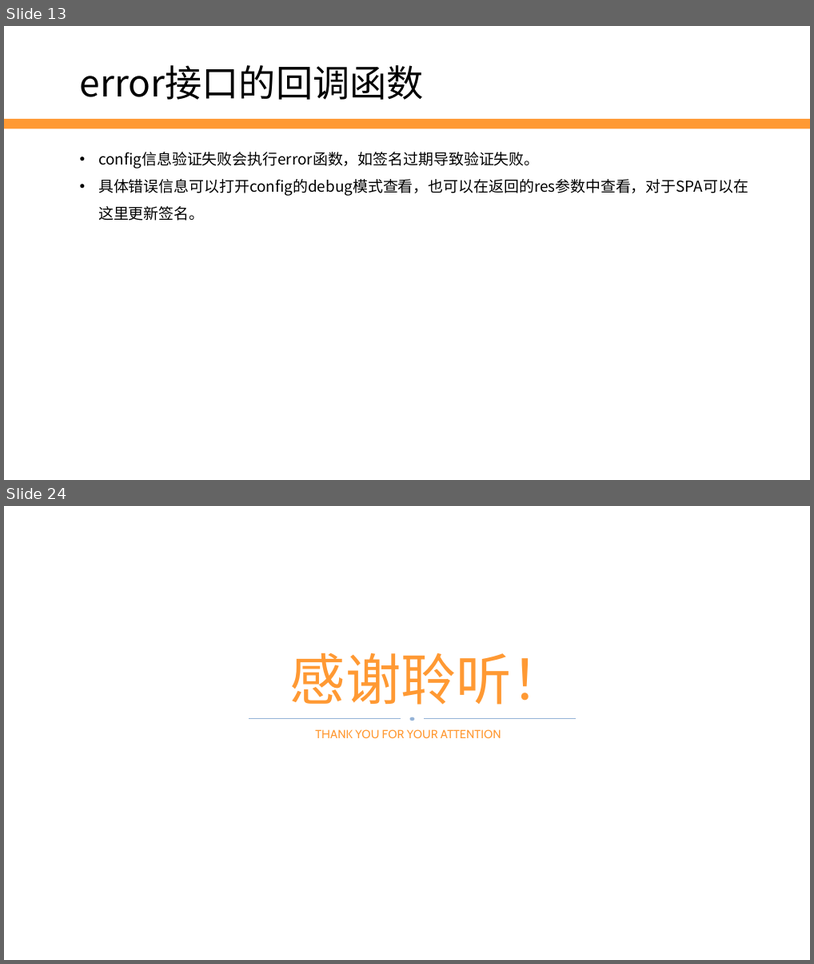
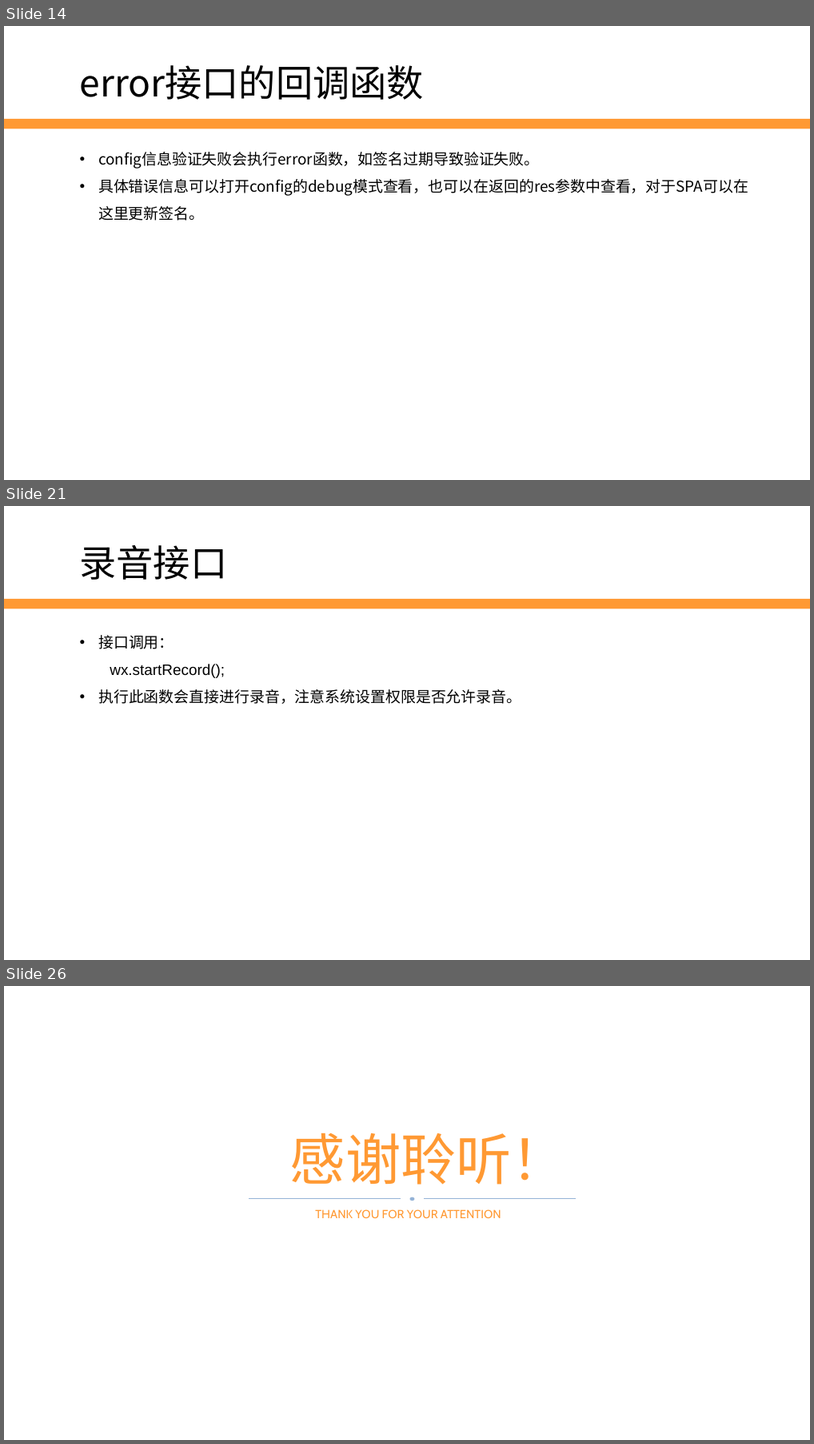
Before and after one commit to edu2act/2017-2018_1st_Wechat_Web_Programming, a slide deck: 课程ppt/第10讲 JS-SDK.pptx. Shown one above the other, each under a label of ours: slides 13 and 24 before the commit, slides 14, 21 and 26 after it; the slides between them are not shown. The pictures are 814x964 and 814x1444 pixels, drawn with LibreOffice and Linux fonts; fonts in the diff are those of the drawing; background and template pictures are left out. Boxes give left, top, right and bottom in pixels: in the first picture for what was removed or moved away, otherwise in the second. Text is boxed around its words. In the diff, an @@ line names an element or a change of style, - is before the commit and + after.

```diff
--- a/课程ppt/第10讲 JS-SDK.pptx
+++ b/课程ppt/第10讲 JS-SDK.pptx
@@ slide 21 added at (4,506,810,960), background #FFFFFF; not listed: 1 template element that a slide beside it also shows @@
@@ text added at (80,545,228,580), 44 pt, text #000000 @@
+录音接口
@@ text added at (98,635,522,704), 18 pt, text #000000 @@
+• 接口调用：
+  wx.startRecord();
+• 执行此函数会直接进行录音，注意系统设置权限是否允许录音。
@@ what was slide 13 is now slide 14 @@
@@ what was slide 24 is now slide 26 @@
```
Also in this commit, not shown: 14 slides changed, 3 other slides added, 2 slides removed, 1 other file.
